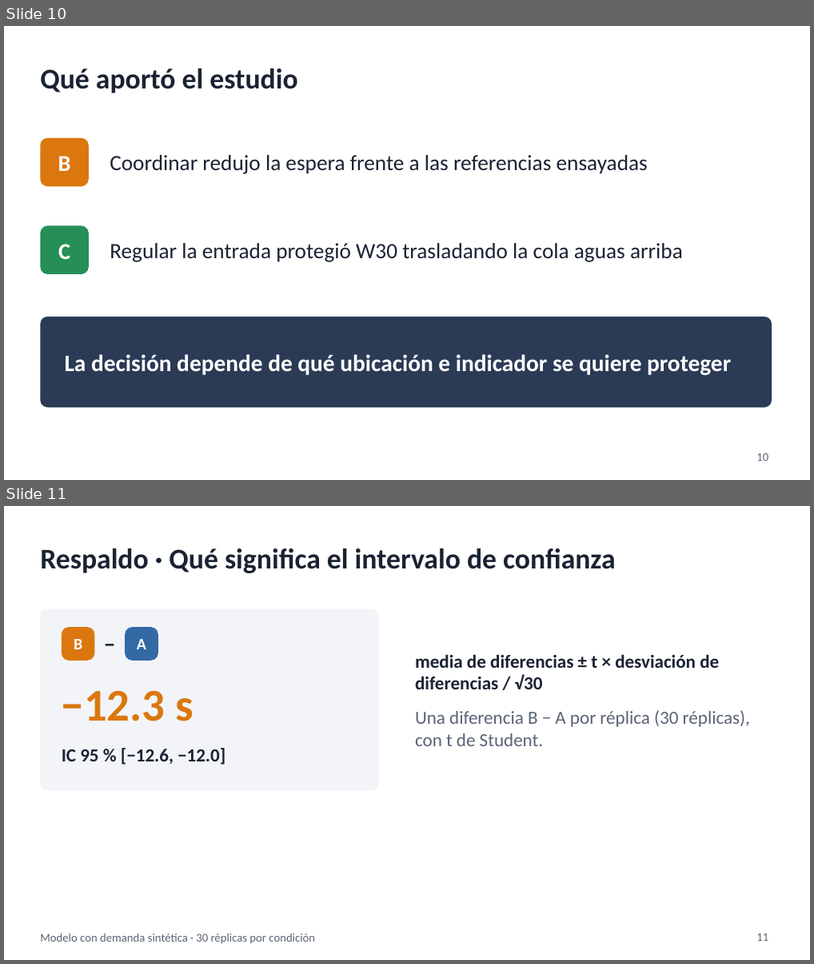
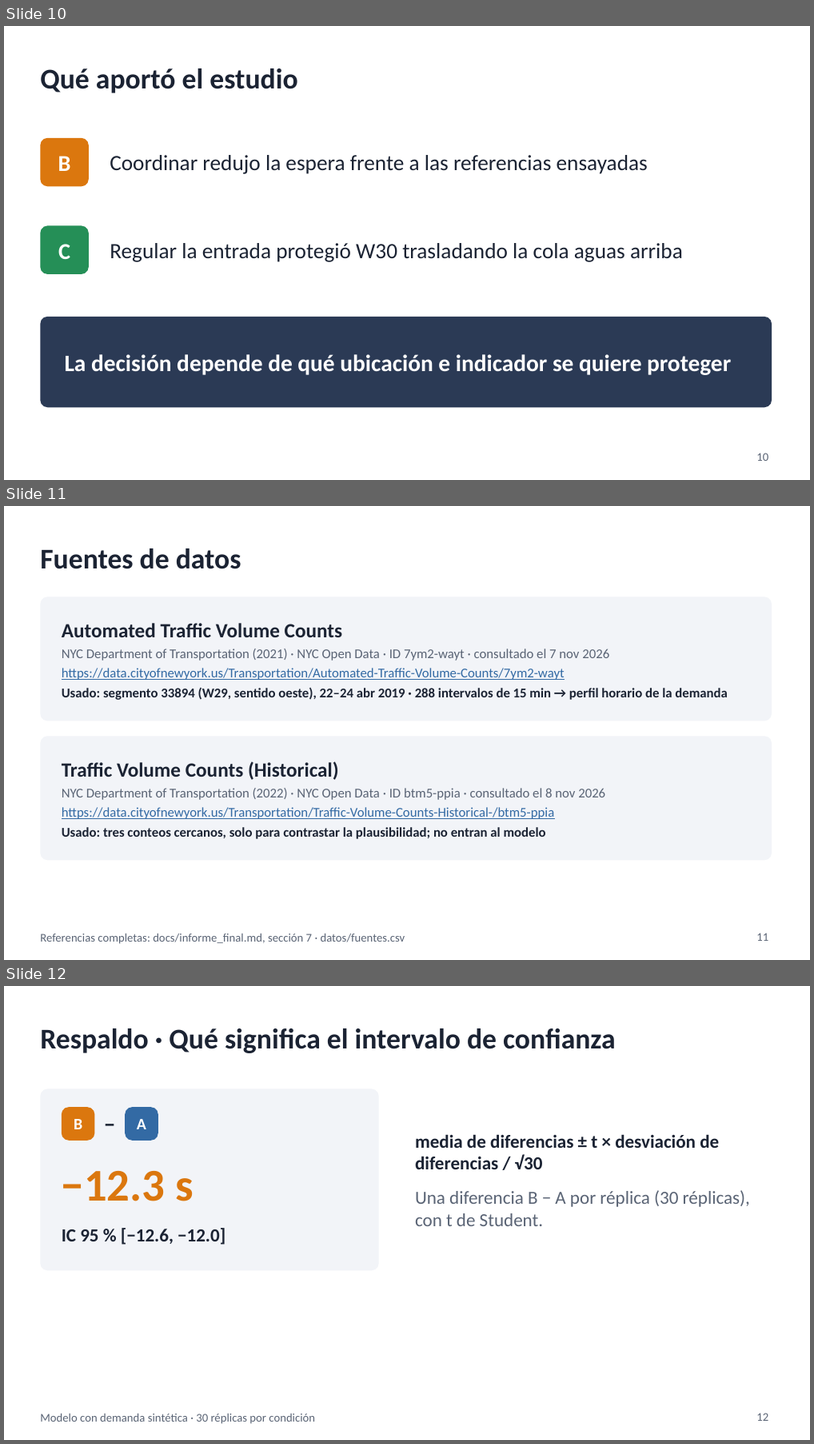
Before and after one commit to Streelet/coordinacion-semaforica, a slide deck: presentacion/resultados/presentacion_resultados.pptx. Shown one above the other, each under a label of ours: slides 10 and 11 before the commit, slides 10, 11 and 12 after it. The pictures are 814x964 and 814x1444 pixels, drawn with LibreOffice and Linux fonts; fonts in the diff are those of the drawing. Boxes give left, top, right and bottom in pixels: in the first picture for what was removed or moved away, otherwise in the second. Text is boxed around its words. In the diff, an @@ line names an element or a change of style, - is before the commit and + after.

```diff
--- a/presentacion/resultados/presentacion_resultados.pptx
+++ b/presentacion/resultados/presentacion_resultados.pptx
@@ slide 11 added at <box>4,506,810,960</box>, background #FFFFFF @@
@@ title added at <box>40,548,242,569</box>, 34 pt, text #1B2333, bold @@
+Fuentes de datos
@@ rounded rectangle added at <box>40,596,772,720</box>, fill #F2F4F8 @@
@@ text added at <box>62,623,728,700</box>, 16 pt, text #1B2333 @@
+Automated Traffic Volume Counts
+NYC Department of Transportation (2021) · NYC Open Data · ID 7ym2-wayt · consultado el 7 nov 2026
+https://data.cityofnewyork.us/Transportation/Automated-Traffic-Volume-Counts/7ym2-wayt
+Usado: segmento 33894 (W29, sentido oeste), 22–24 abr 2019 · 288 intervalos de 15 min → perfil horario de la demanda
@@ rounded rectangle added at <box>40,736,772,860</box>, fill #F2F4F8 @@
@@ text added at <box>62,761,606,839</box>, 16 pt, text #1B2333 @@
+Traffic Volume Counts (Historical)
+NYC Department of Transportation (2022) · NYC Open Data · ID btm5-ppia · consultado el 8 nov 2026
+https://data.cityofnewyork.us/Transportation/Traffic-Volume-Counts-Historical-/btm5-ppia
+Usado: tres conteos cercanos, solo para contrastar la plausibilidad; no entran al modelo
@@ text added at <box>40,933,406,944</box>, 14 pt, text #5A6475 @@
+Referencias completas: docs/informe_final.md, sección 7 · datos/fuentes.csv
@@ page number added at <box>757,932,769,940</box>, 14 pt, text #5A6475 @@
+11
@@ what was slide 11 is now slide 12 @@
@@ page number at <box>757,1412,769,1420</box>: text changed @@
-11
+12
```
Also in this commit, not shown: 1 slide changed, 5 other files.
